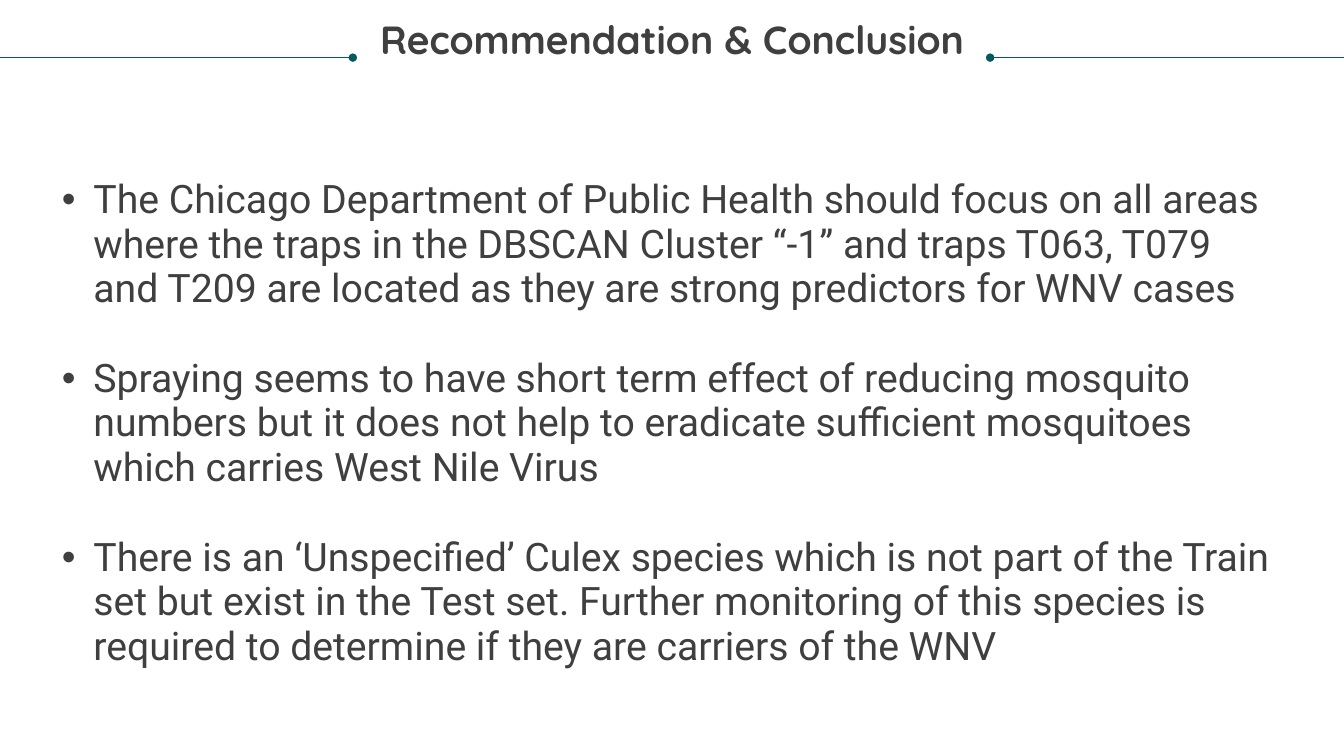
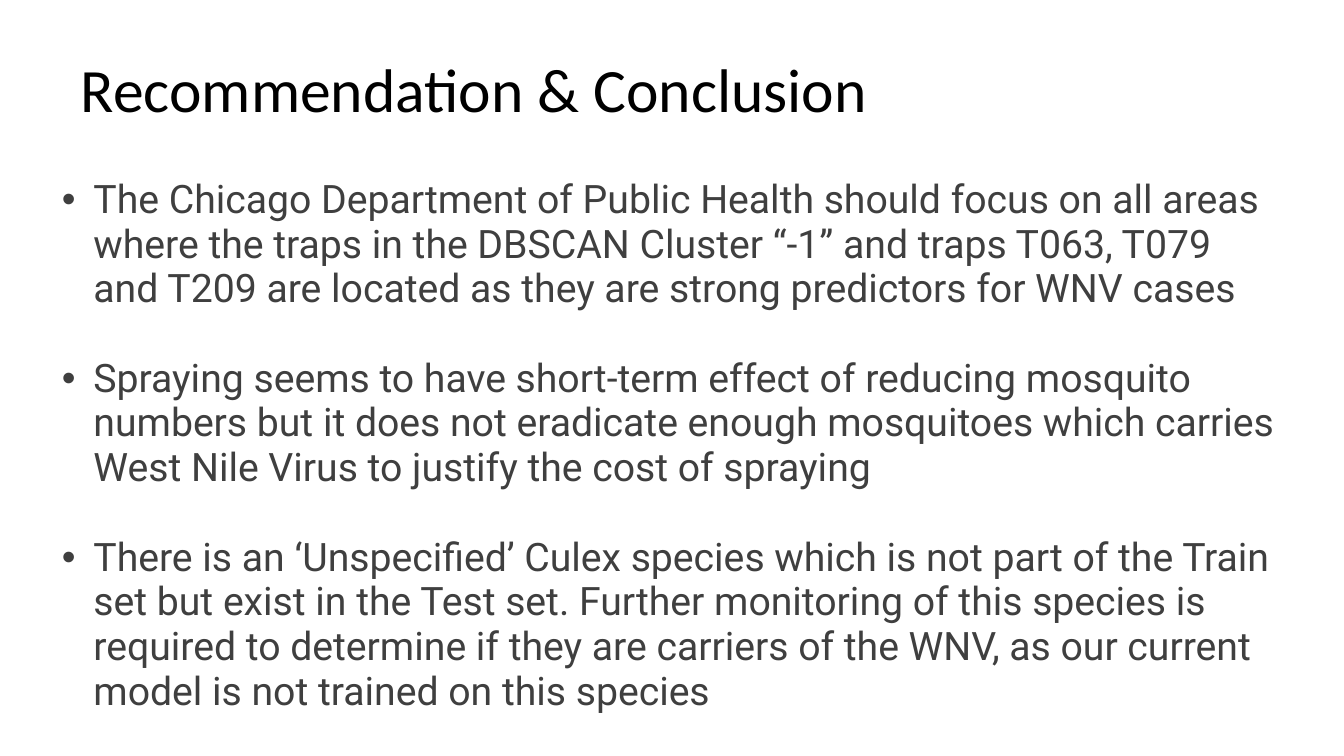
Before and after one commit to ngwtl/DSI-SG-24-projects, a slide deck: slide 15 of project_4/project-4-presentation.pptx. Drawn at 1344x756 pixels with LibreOffice and Linux fonts; fonts in the diff are those of the drawing. Boxes give left, top, right and bottom in pixels: in the first picture for what was removed or moved away, otherwise in the second. Text is boxed around its words. In the diff, an @@ line names an element or a change of style, - is before the commit and + after.

```diff
--- a/project_4/project-4-presentation.pptx
+++ b/project_4/project-4-presentation.pptx
@@ arrow removed from (0, 57) to (353, 57) @@
@@ text "Recommendation & Conclusion": place and size @@
-text "Recommendation & Conclusion" at box(380, 25, 964, 55)
+text "Recommendation & Conclusion" at box(81, 69, 866, 113)
@@ text "Recommendation & Conclusion" at box(81, 69, 866, 113): size 28 to 44 pt, font Quicksand to Calibri, text colour #3F3F3F to #000000, bold off; alignment centre to left; vertical alignment top to middle @@
@@ arrow removed from (1344, 57) to (990, 57) @@
@@ text at box(93, 362, 1274, 713): text changed @@
-• Spraying seems to have short term effect of reducing mosquito numbers but it does not help to eradicate sufficient mosquitoes which carries West Nile Virus
-• There is an ‘Unspecified’ Culex species which is not part of the Train set but exist in the Test set. Further monitoring of this species is required to determine if they are carriers of the WNV
+• Spraying seems to have short-term effect of reducing mosquito numbers but it does not eradicate enough mosquitoes which carries West Nile Virus to justify the cost of spraying
+• There is an ‘Unspecified’ Culex species which is not part of the Train set but exist in the Test set. Further monitoring of this species is required to determine if they are carriers of the WNV, as our current model is not trained on this species
```
Also in this commit, not shown: 10 other slides changed, 58 other files.
